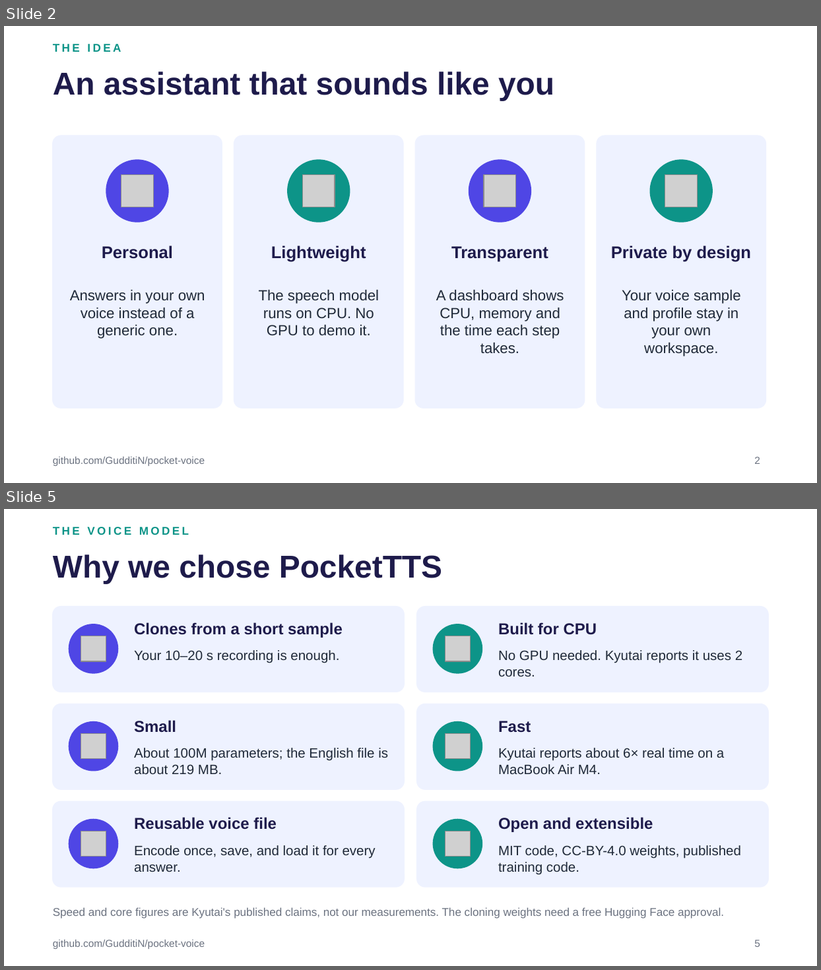
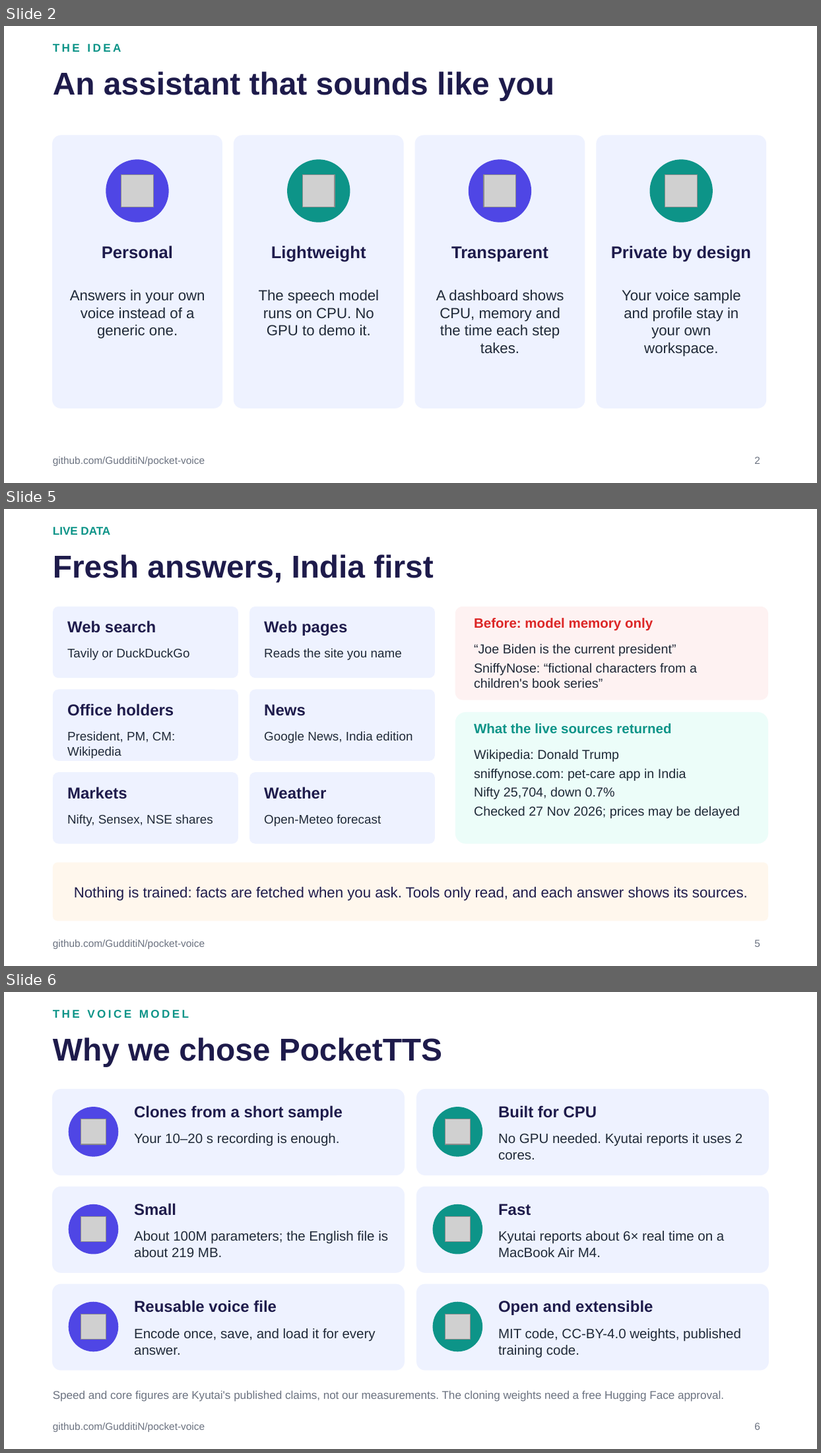
Before and after one commit to GudditiN/pocket-voice, a slide deck: docs/Pocket-Voice.pptx. Shown one above the other, each under a label of ours: slides 2 and 5 before the commit, slides 2, 5 and 6 after it; the slides between them are not shown. The pictures are 821x970 and 821x1453 pixels, drawn with LibreOffice and Linux fonts; fonts in the diff are those of the drawing; grey boxes stand for pictures. Boxes give left, top, right and bottom in pixels: in the first picture for what was removed or moved away, otherwise in the second. Text is boxed around its words. In the diff, an @@ line names an element or a change of style, - is before the commit and + after.

Commit message:
feat: add live data tools for web search, news, and Wikipedia integration
- Introduced `live.py` with functions for web search, reading web pages, fetching news, and accessing Wikipedia.
- Updated `run_turn` in `pipeline.py` to support web usage and capture sources.
- Enhanced `llm.answer` to accept a `use_web` parameter and return sources used in responses.
- Modified tests to cover new live data functionalities and ensure proper integration with existing components.
- Updated architecture documentation to reflect new tools and their interactions.

```diff
--- a/docs/Pocket-Voice.pptx
+++ b/docs/Pocket-Voice.pptx
@@ slide 5 added at (4,509,817,966), background #FFFFFF; not listed: 1 template element that a slide beside it also shows @@
@@ text added at (53,527,110,535), 10 pt, text #0D9488, bold @@
+LIVE DATA
@@ title added at (53,555,433,583), 28 pt, text #1E1B4B, bold @@
+Fresh answers, India first
@@ rounded rectangle added at (53,607,238,678), fill #EEF2FF @@
@@ rounded rectangle added at (250,607,435,678), fill #EEF2FF @@
@@ rounded rectangle added at (455,607,768,700), fill #FEF2F2 @@
@@ text added at (67,621,156,633), 14 pt, text #1E1B4B, bold @@
+Web search
@@ text added at (264,621,347,636), 14 pt, text #1E1B4B, bold @@
+Web pages
@@ text added at (474,618,653,631), 12 pt, text #DC2626, bold @@
+Before: model memory only
@@ text added at (474,644,697,689), 11.5 pt, text #1F2937 @@
+“Joe Biden is the current president”
+SniffyNose: “fictional characters from a children's book series”
@@ text added at (67,648,189,660), 11 pt, text #1F2937 @@
+Tavily or DuckDuckGo
@@ text added at (264,648,402,660), 11 pt, text #1F2937 @@
+Reads the site you name
@@ rounded rectangle added at (53,690,238,761), fill #EEF2FF @@
@@ text added at (67,704,174,716), 14 pt, text #1E1B4B, bold @@
+Office holders
@@ rounded rectangle added at (250,690,435,761), fill #EEF2FF @@
@@ text added at (264,704,306,716), 14 pt, text #1E1B4B, bold @@
+News
@@ rounded rectangle added at (455,712,768,844), fill #ECFDF9 @@
@@ text added at (474,723,671,734), 12 pt, text #0D9488, bold @@
+What the live sources returned
@@ text added at (67,731,176,758), 11 pt, text #1F2937 @@
+President, PM, CM: Wikipedia
@@ text added at (264,731,413,743), 11 pt, text #1F2937 @@
+Google News, India edition
@@ text added at (474,749,740,819), 11.5 pt, text #1F2937 @@
+Wikipedia: Donald Trump
+sniffynose.com: pet-care app in India
+Nifty 25,704, down 0.7%
+Checked 27 Nov 2026; prices may be delayed
@@ rounded rectangle added at (53,772,238,844), fill #EEF2FF @@
@@ rounded rectangle added at (250,772,435,844), fill #EEF2FF @@
@@ text added at (67,787,127,799), 14 pt, text #1E1B4B, bold @@
+Markets
@@ text added at (264,787,326,799), 14 pt, text #1E1B4B, bold @@
+Weather
@@ text added at (67,815,213,826), 11 pt, text #1F2937 @@
+Nifty, Sensex, NSE shares
@@ text added at (264,815,381,826), 11 pt, text #1F2937 @@
+Open-Meteo forecast
@@ rounded rectangle added at (53,863,768,921), fill #FFF7ED @@
@@ text added at (74,887,748,901), 13 pt, text #1E1B4B @@
+Nothing is trained: facts are fetched when you ask. Tools only read, and each answer shows its sources.
@@ page number added at (754,940,760,947), 9 pt, text #6B7280 @@
+5
@@ what was slide 5 is now slide 6 @@
@@ page number at (754,1423,760,1430): text changed @@
-5
+6
```
Also in this commit, not shown: 6 slides changed, 12 other files.
